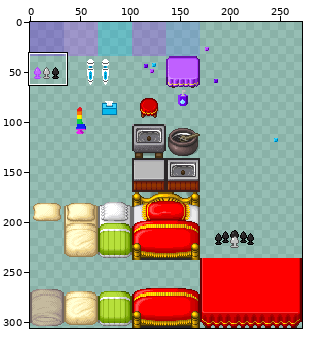
Sprite sheet: homemade-tiles/Mattress.png. The picture above shows the old version from afar; the outline marks the close-up.
Close-up. The starting point:
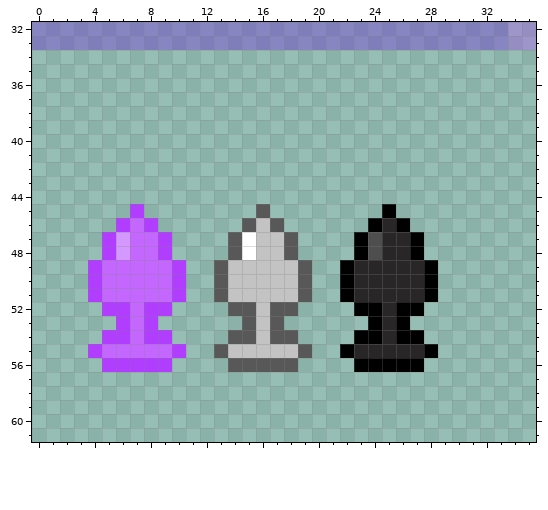
The file is 272x306 pixels. Pixels under 10% opacity are left out. Colours within 5 levels of each other are drawn and written as one. Shown: x 0..35, y 32..61.
Now the later version:
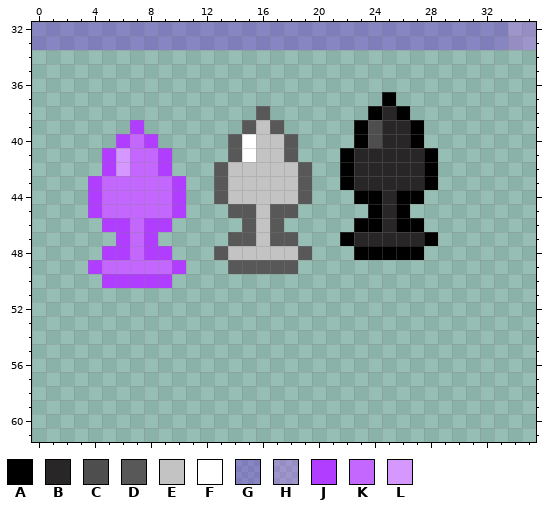
Palette (. is transparent): A #000000  B #292627  C #4e4e4e  D #585858  E #c3c3c3  F #ffffff  G #6800e84c  H #b239ff4c  J #b03dff  K #c467ff  L #d598ff
What changed:
Changed rows in their new state; - is an unchanged pixel.
first column x 4:
37 ---------------------A---
38 ------------D-------ABA--
39 ---J-------DED-----ACBBA-
40 --JKJ-----DFEED----ACBBA-
41 -JLKKJ----DFEED---ABBBBBA
42 -JLKKJ---DEEEEED--ABBBBBA
43 JKKKKKJ--DEEEEED--ABBBBBA
44 JKKKKKJ--DEEEEED---AABAA-
45 JKKKKKJ---DDEDD-----ABA--
46 -J---J-------------A---A-
47 -.J-J.-----D-D----ABB--BA
48 --J-J----DEE--ED----AAA--
49 ---------.DDDDD.--.......
50 .JJJJJ.--.......--.......
51 .......--.......--.......
52 -.....----.....----.....-
53 --...------...------...--
54 -.....----.....----.....-
55 .......--.......--.......
56 -.....----.....----.....-
Changed places in both close-ups, as pixel boxes (x1, y1, x2, y2):
changed: (88, 92, 438, 372)
